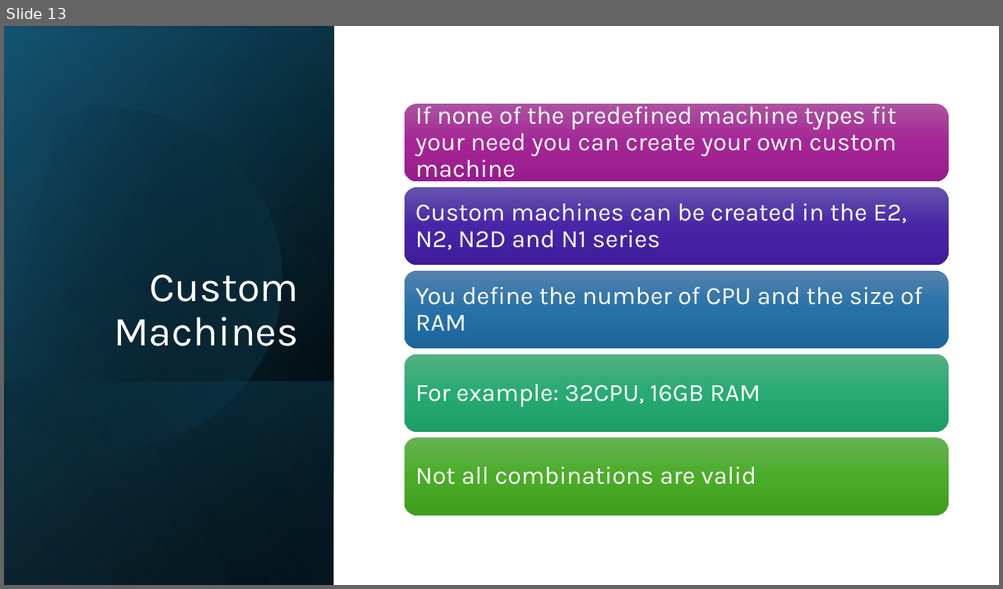
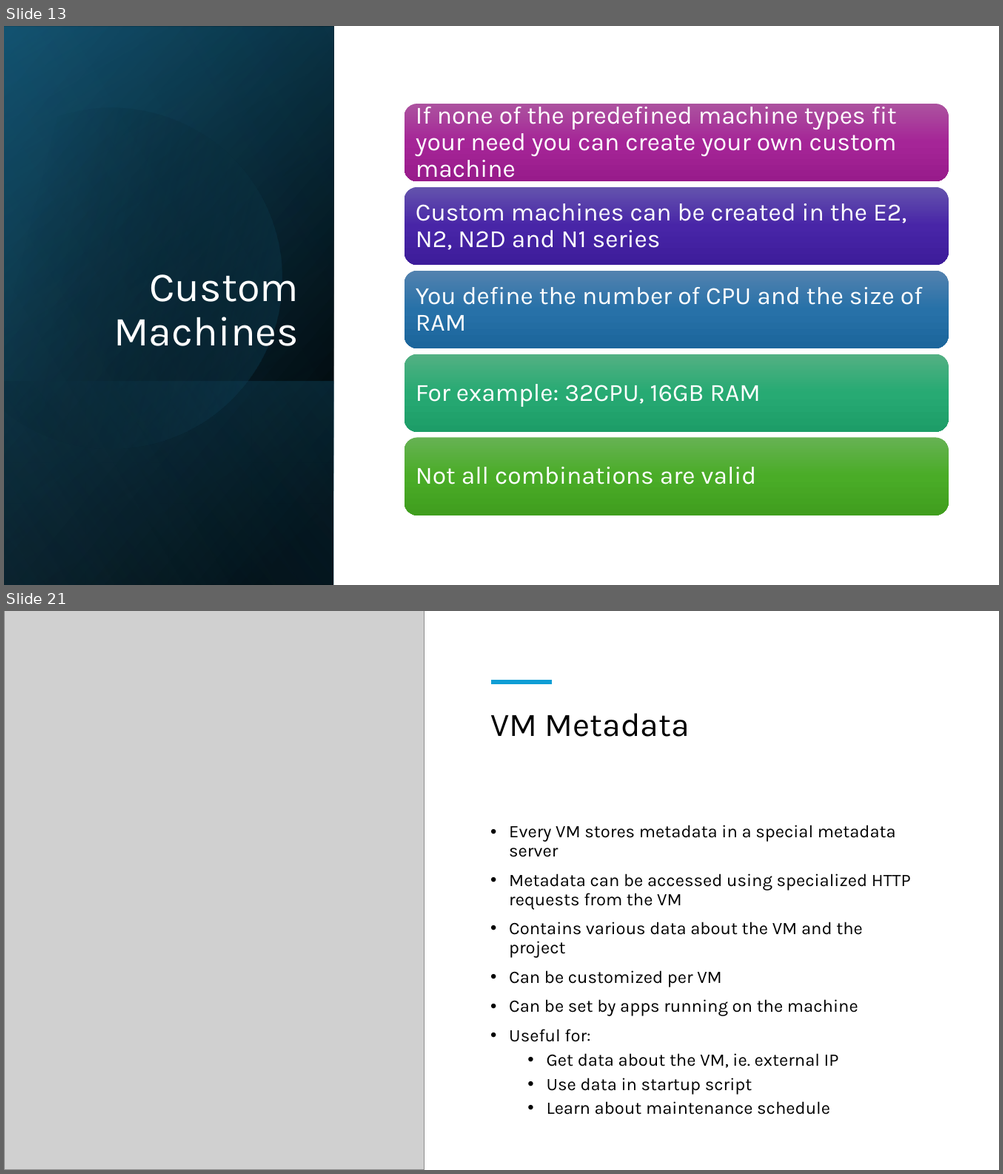
Before and after one commit to lkdrall/GCP-Professional, a slide deck: Module-2 - Project, Compute.pptx. Shown one above the other, each under a label of ours: slide 13 before the commit, slides 13 and 21 after it; the slides between them are not shown. The pictures are 1003x589 and 1003x1174 pixels, drawn with LibreOffice and Linux fonts; fonts in the diff are those of the drawing; grey boxes stand for pictures. Boxes give left, top, right and bottom in pixels: in the first picture for what was removed or moved away, otherwise in the second. Text is boxed around its words. In the diff, an @@ line names an element or a change of style, - is before the commit and + after.

```diff
--- a/Module-2 - Project, Compute.pptx
+++ b/Module-2 - Project, Compute.pptx
@@ slide 21 added at bbox=[4, 611, 999, 1170], background #FFFFFF @@
@@ picture added at bbox=[4, 611, 424, 1170] @@
@@ line added from (491, 682) to (552, 682), #0F9ED5 4.5 pt @@
@@ title added at bbox=[490, 713, 689, 737], 32 pt, text #000000 @@
+VM Metadata
@@ text added at bbox=[509, 825, 910, 1115], 17 pt, text #000000 @@
+• Every VM stores metadata in a special metadata server
+• Metadata can be accessed using specialized HTTP requests from the VM
+• Contains various data about the VM and the project
+• Can be customized per VM
+• Can be set by apps running on the machine
+• Useful for:
+  • Get data about the VM, ie. external IP
+  • Use data in startup script
+  • Learn about maintenance schedule
```
Also in this commit, not shown: 1 slide changed, 9 other slides added, 1 slide removed.
